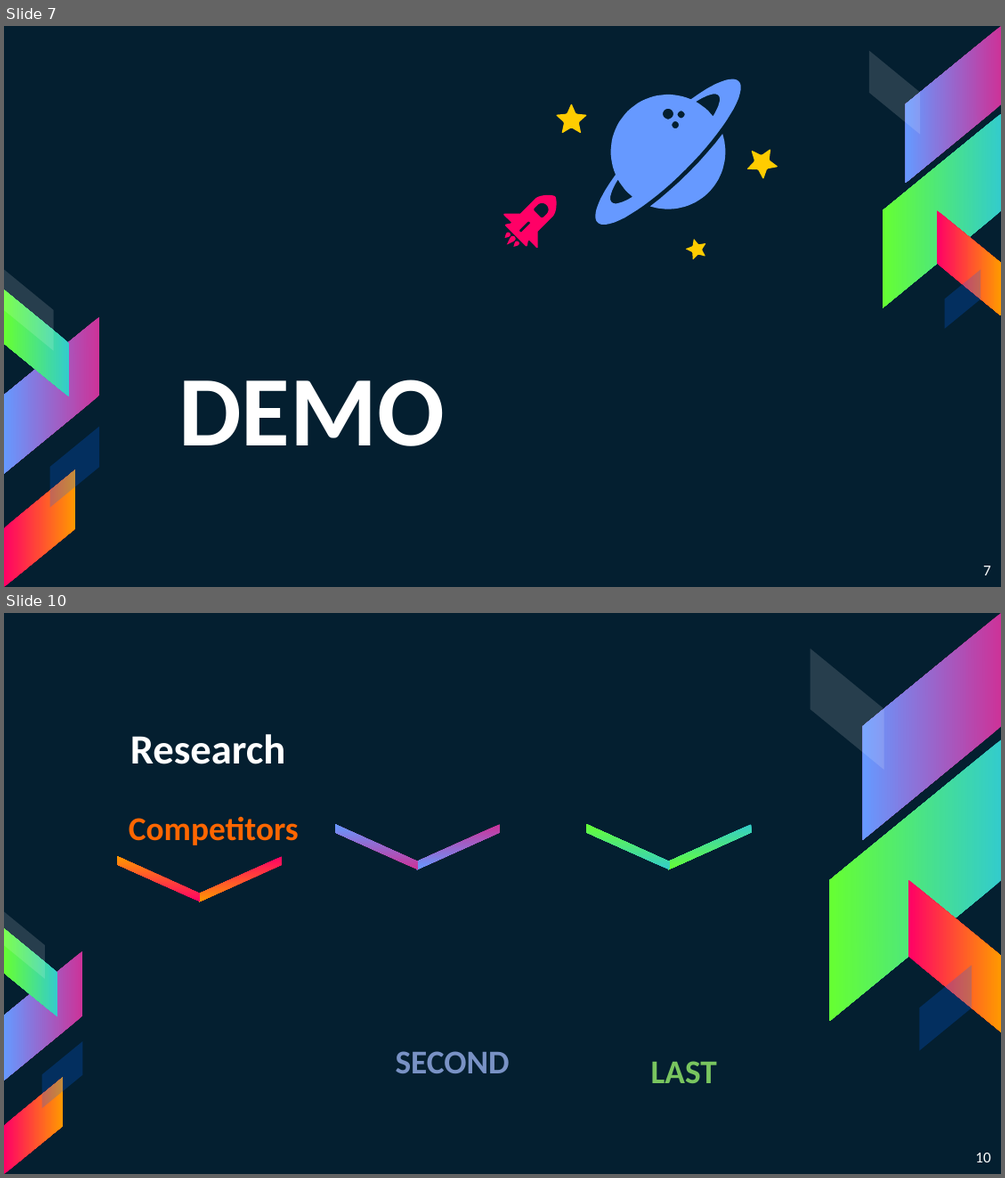
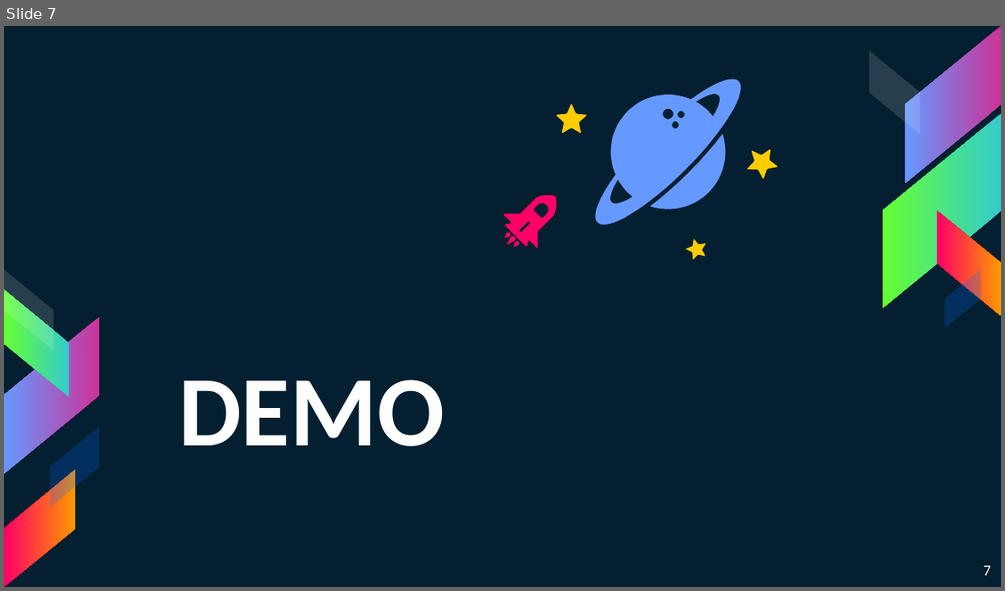
Before and after one commit to superhp/restaurant-as-a-service, a slide deck: PitchWaiterless.pptx. Shown one above the other, each under a label of ours: slides 7 and 10 before the commit, slide 7 after it; the slides between them are not shown. The pictures are 1005x1178 and 1005x591 pixels, drawn with LibreOffice and Linux fonts; fonts in the diff are those of the drawing. Boxes give left, top, right and bottom in pixels: in the first picture for what was removed or moved away, otherwise in the second. Text is boxed around its words. In the diff, an @@ line names an element or a change of style, - is before the commit and + after.

```diff
--- a/PitchWaiterless.pptx
+++ b/PitchWaiterless.pptx
@@ slide 10 removed at (4,613,1001,1174), background #041F30 @@
@@ title removed at (130,734,285,764) @@
-Research
@@ text removed at (129,816,299,845) @@
-Competitors
@@ parallelogram removed at (335,824,418,869) @@
@@ parallelogram removed at (417,824,500,869) @@
@@ parallelogram removed at (586,824,669,869) @@
@@ parallelogram removed at (668,824,751,869) @@
@@ parallelogram removed at (118,856,201,901) @@
@@ parallelogram removed at (200,856,282,901) @@
@@ group removed at (810,613,1001,1051): 5 parallelograms @@
@@ group removed at (4,912,83,1173): 5 parallelograms @@
@@ text removed at (396,1051,510,1073) @@
-SECOND
@@ text removed at (651,1061,717,1083) @@
-LAST
@@ page number removed at (975,1152,990,1162) @@
-10
```
Also in this commit, not shown: 10 slides changed, 4 slides added, 17 other slides removed.
